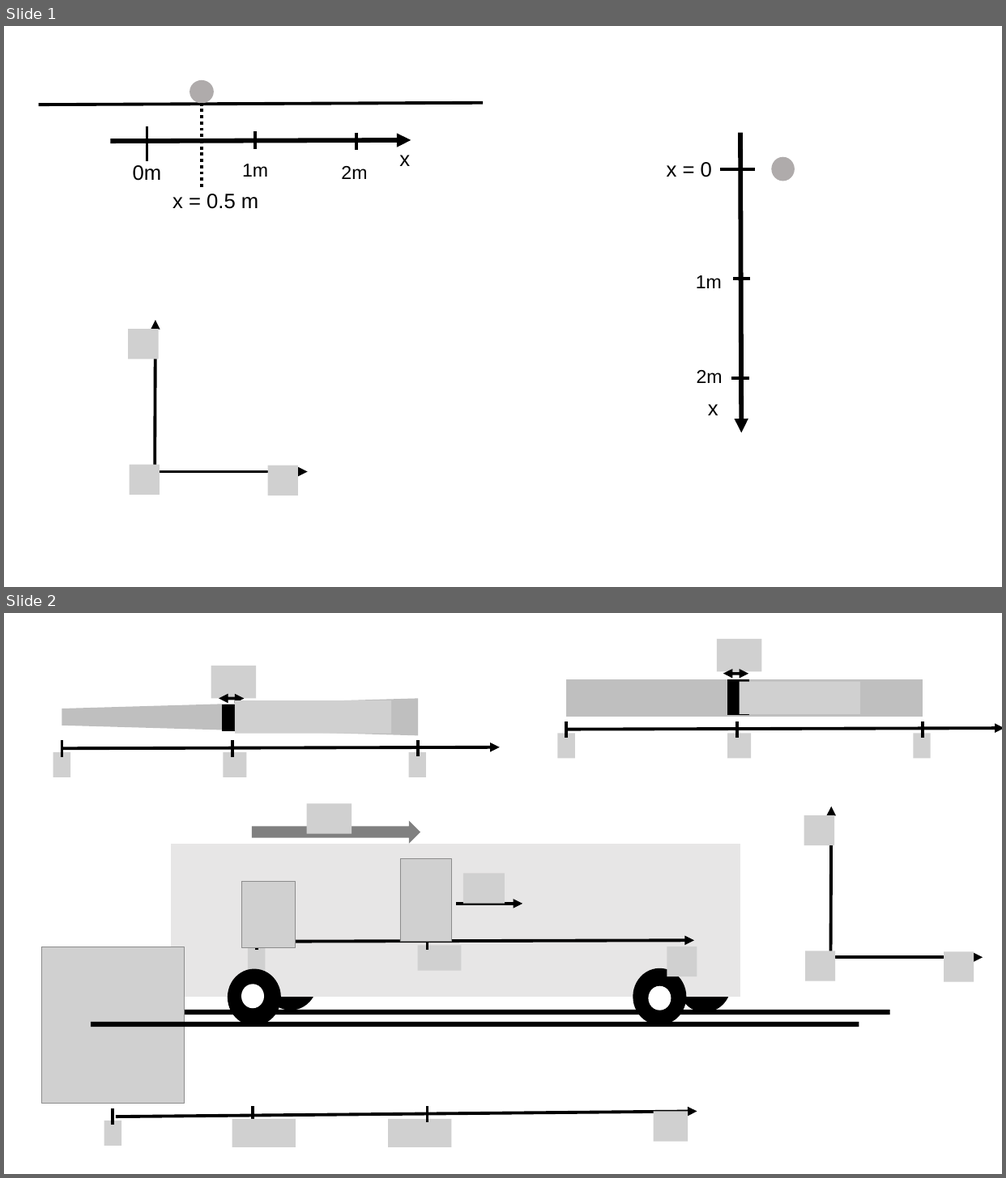
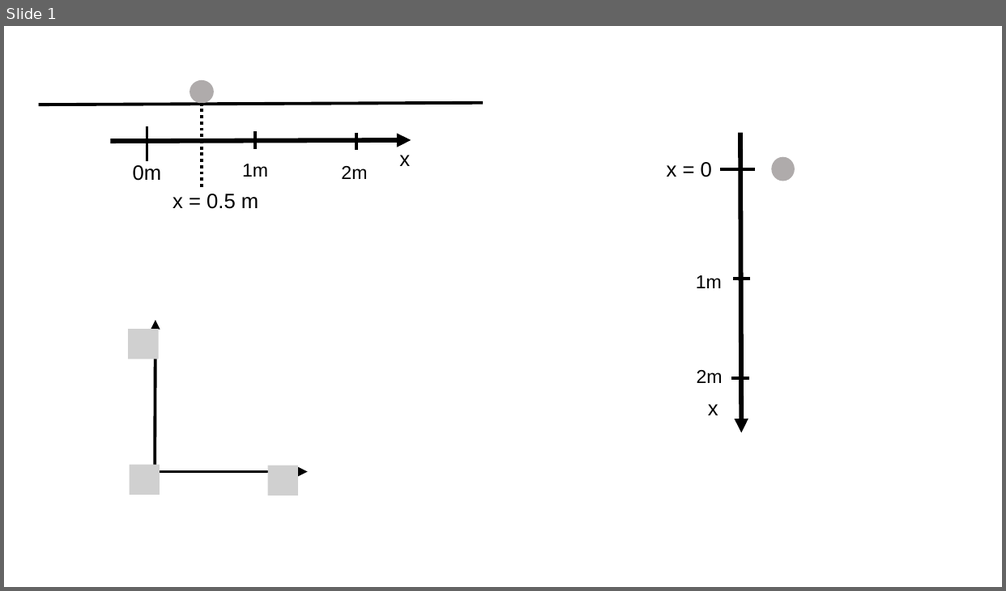
Before and after one commit to OSTP/PhysicsArtofModelling, a slide deck: tex/figures/DescribingMotionIn1D/Figures.pptx. Shown one above the other, each under a label of ours: slides 1 and 2 before the commit, slide 1 after it. The pictures are 1006x1178 and 1006x591 pixels, drawn with LibreOffice and Linux fonts; fonts in the diff are those of the drawing; grey boxes stand for pictures. Boxes give left, top, right and bottom in pixels: in the first picture for what was removed or moved away, otherwise in the second. Text is boxed around its words. In the diff, an @@ line names an element or a change of style, - is before the commit and + after.

```diff
--- a/tex/figures/DescribingMotionIn1D/Figures.pptx
+++ b/tex/figures/DescribingMotionIn1D/Figures.pptx
@@ slide 2 removed at box(4, 613, 1002, 1174), background #FFFFFF @@
@@ group removed at box(558, 639, 1002, 759): 5 pictures, 3 lines, 1 trapezoid, 1 rectangle, 1 double arrow, 1 arrow @@
@@ group removed at box(53, 666, 500, 777): 5 pictures, 3 lines, 1 trapezoid, 1 rectangle, 1 double arrow, 1 arrow @@
@@ group removed at box(42, 804, 890, 1148): 12 pictures, 6 ellipses, 5 lines, 3 rectangles, 3 arrows, 1 right arrow @@
@@ group removed at box(804, 806, 983, 982): 3 pictures, 2 arrows @@
```
Also in this commit, not shown: 1 slide added, 10 other slides removed, 1 other file.
